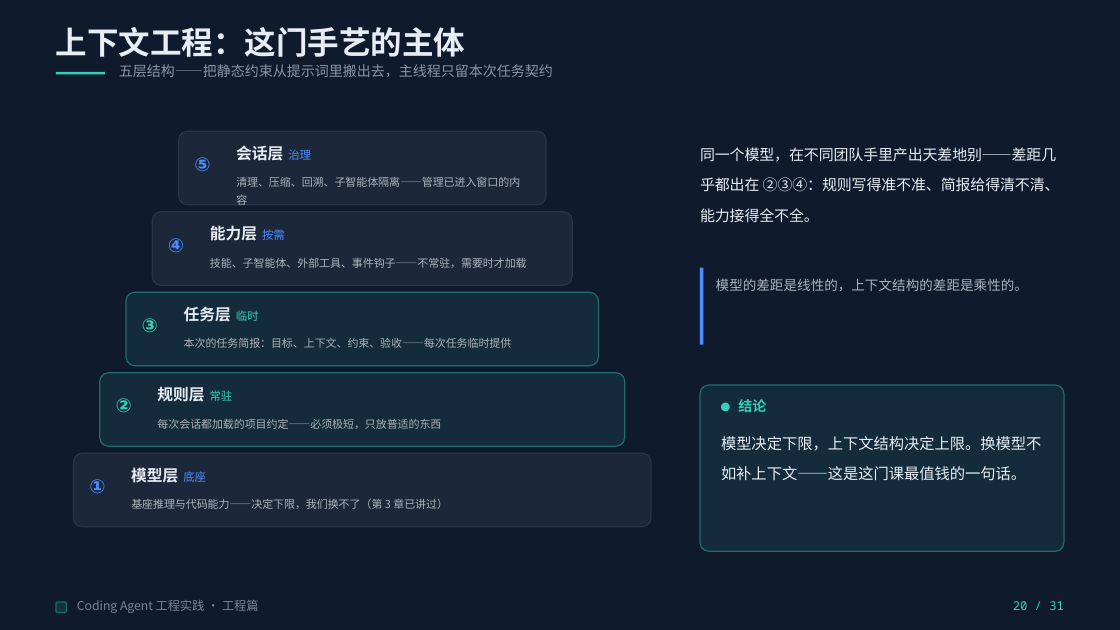
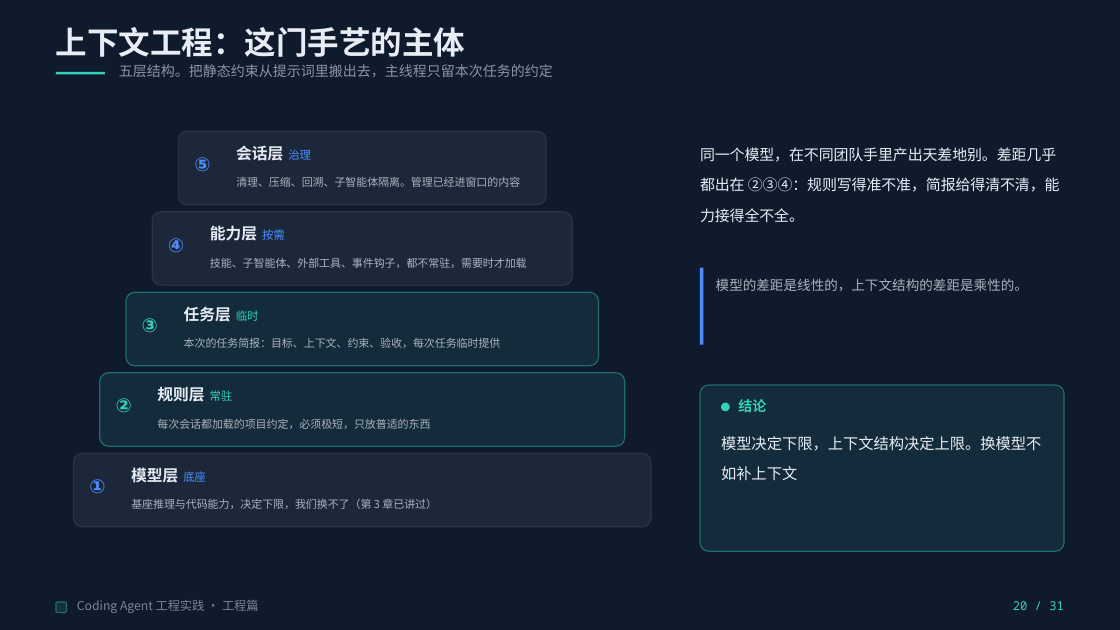
Before and after one commit to Yqghlx/AI_Learn, a slide deck: slide 20 of Coding Agent 实战指南/Coding Agent 工程实践（通用版）.pptx. Drawn at 1120x630 pixels with LibreOffice and Linux fonts; fonts in the diff are those of the drawing. Boxes give left, top, right and bottom in pixels: in the first picture for what was removed or moved away, otherwise in the second. Text is boxed around its words. In the diff, an @@ line names an element or a change of style, - is before the commit and + after.

```diff
--- a/Coding Agent 实战指南/Coding Agent 工程实践（通用版）.pptx
+++ b/Coding Agent 实战指南/Coding Agent 工程实践（通用版）.pptx
@@ text at (119,64,553,77): text changed @@
-五层结构——把静态约束从提示词里搬出去，主线程只留本次任务契约
+五层结构。把静态约束从提示词里搬出去，主线程只留本次任务的约定
@@ text at (700,147,1060,223): text changed @@
-同一个模型，在不同团队手里产出天差地别——差距几乎都出在 ②③④：规则写得准不准、简报给得清不清、能力接得全不全。
+同一个模型，在不同团队手里产出天差地别。差距几乎都出在 ②③④：规则写得准不准，简报给得清不清，能力接得全不全。
@@ text at (236,177,520,187): text changed @@
-清理、压缩、回溯、子智能体隔离——管理已进入窗口的内容
+清理、压缩、回溯、子智能体隔离。管理已经进窗口的内容
@@ text at (210,258,527,268): text changed @@
-技能、子智能体、外部工具、事件钩子——不常驻，需要时才加载
+技能、子智能体、外部工具、事件钩子，都不常驻，需要时才加载
@@ text at (184,338,501,348): text changed @@
-本次的任务简报：目标、上下文、约束、验收——每次任务临时提供
+本次的任务简报：目标、上下文、约束、验收，每次任务临时提供
@@ text at (157,419,430,429): text changed @@
-每次会话都加载的项目约定——必须极短，只放普适的东西
+每次会话都加载的项目约定，必须极短，只放普适的东西
@@ text at (721,436,1041,480): text changed @@
-模型决定下限，上下文结构决定上限。换模型不如补上下文——这是这门课最值钱的一句话。
+模型决定下限，上下文结构决定上限。换模型不如补上下文
@@ text at (131,499,437,509): text changed @@
-基座推理与代码能力——决定下限，我们换不了（第 3 章已讲过）
+基座推理与代码能力，决定下限，我们换不了（第 3 章已讲过）
```
Also in this commit, not shown: 27 other slides changed, 5 other files.
